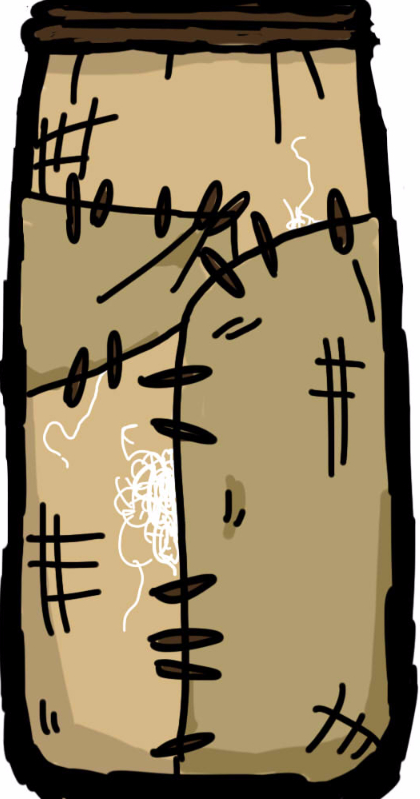
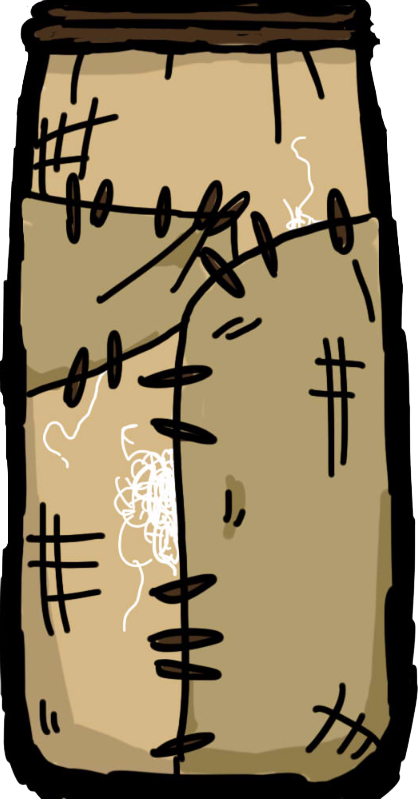
Layers edited between the first and the second 420px x 799px image:
renamed "Background" to "Layer 0", painted on it over [0, 0, 420, 799]
